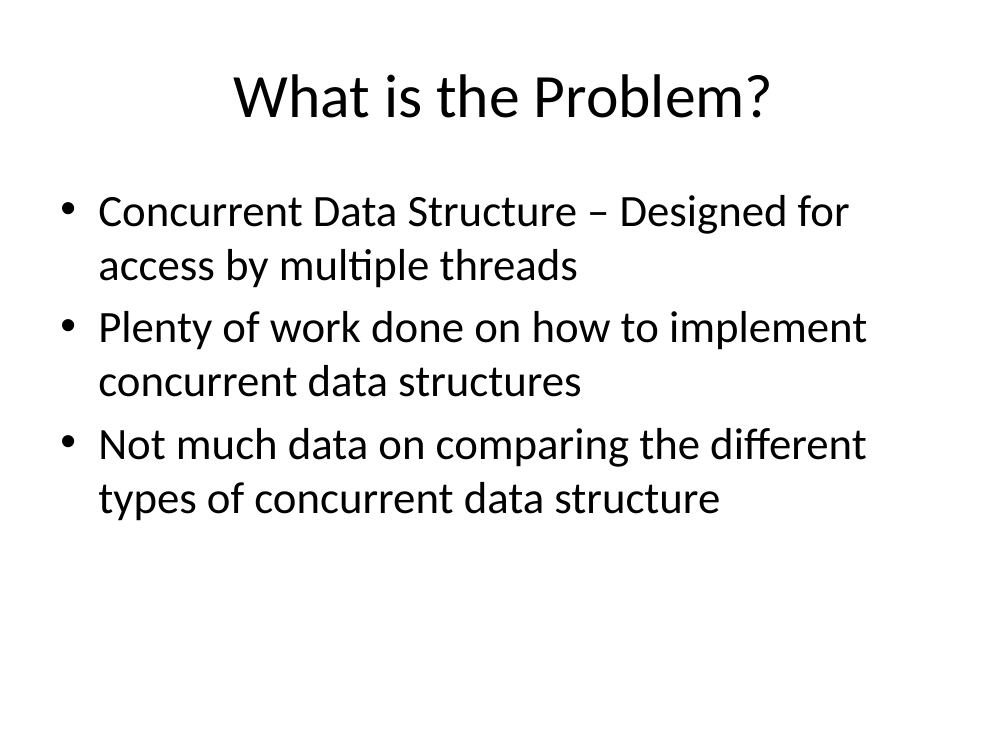
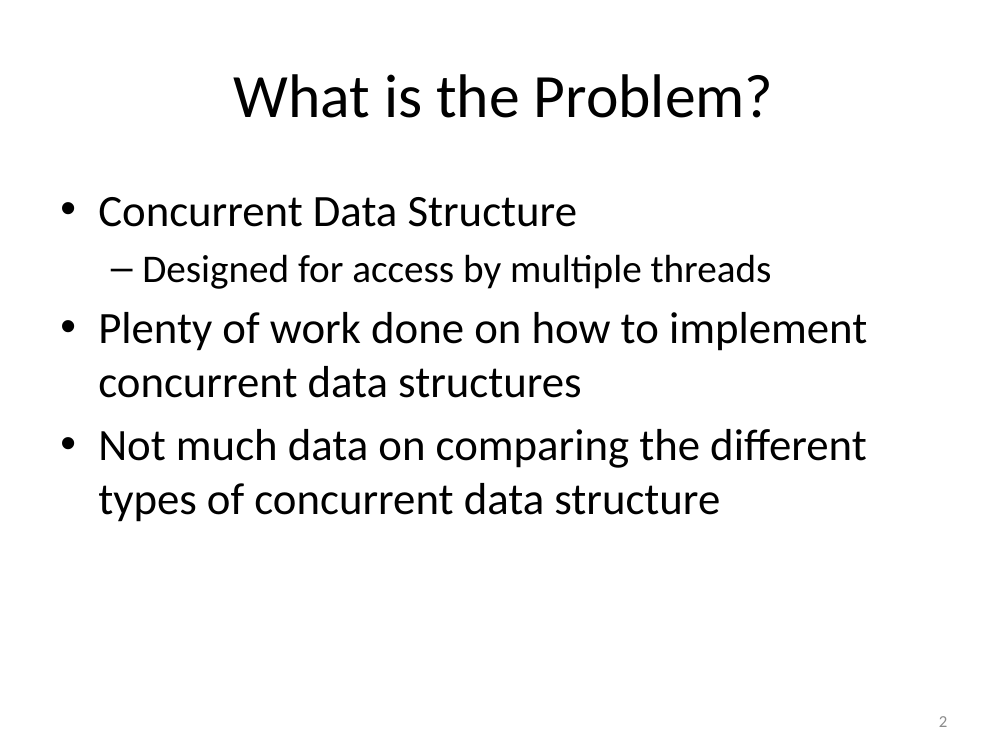
Before and after one commit to gibsonma/FYP, a slide deck: slide 2 of Report/FYP_Presentation.pptx. Drawn at 1008x756 pixels with LibreOffice and Linux fonts; fonts in the diff are those of the drawing. Boxes give left, top, right and bottom in pixels: in the first picture for what was removed or moved away, otherwise in the second. Text is boxed around its words. In the diff, an @@ line names an element or a change of style, - is before the commit and + after.

Commit message:
Added to the report, added data tables for all variations of the hash table and updated the presentation

```diff
--- a/Report/FYP_Presentation.pptx
+++ b/Report/FYP_Presentation.pptx
@@ text at (x1=98, y1=197, x2=772, y2=289): text changed; size 32 to 28 pt @@
-• Concurrent Data Structure – Designed for access by multiple threads
+• Concurrent Data Structure
+  – Designed for access by multiple threads
@@ page number added at (x1=939, y1=716, x2=947, y2=727), 12 pt, text #8C8C8C @@
+2
```
Also in this commit, not shown: 12 other slides changed, 11 slides added, 2 slides removed, 47 other files.
